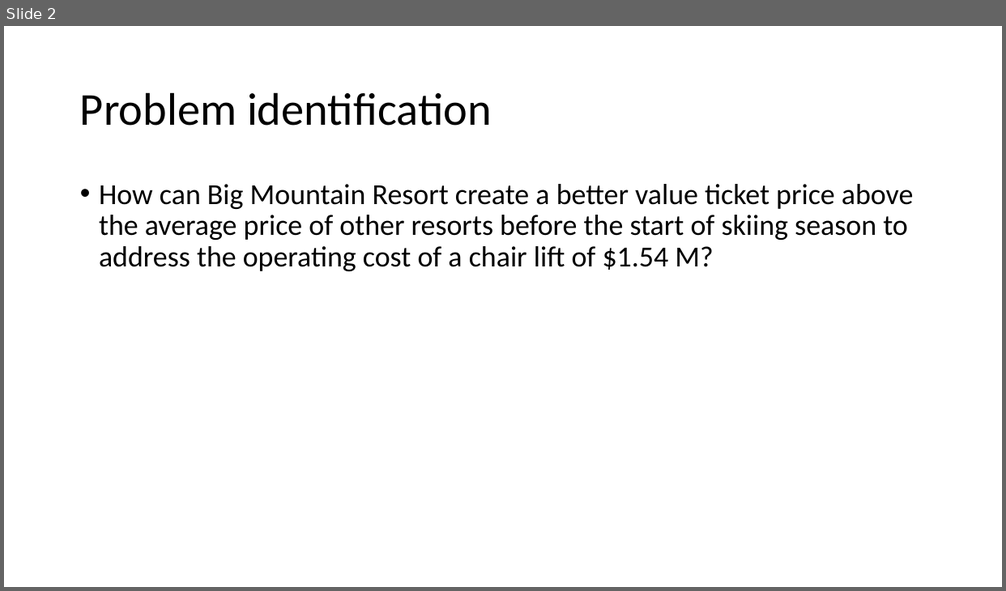
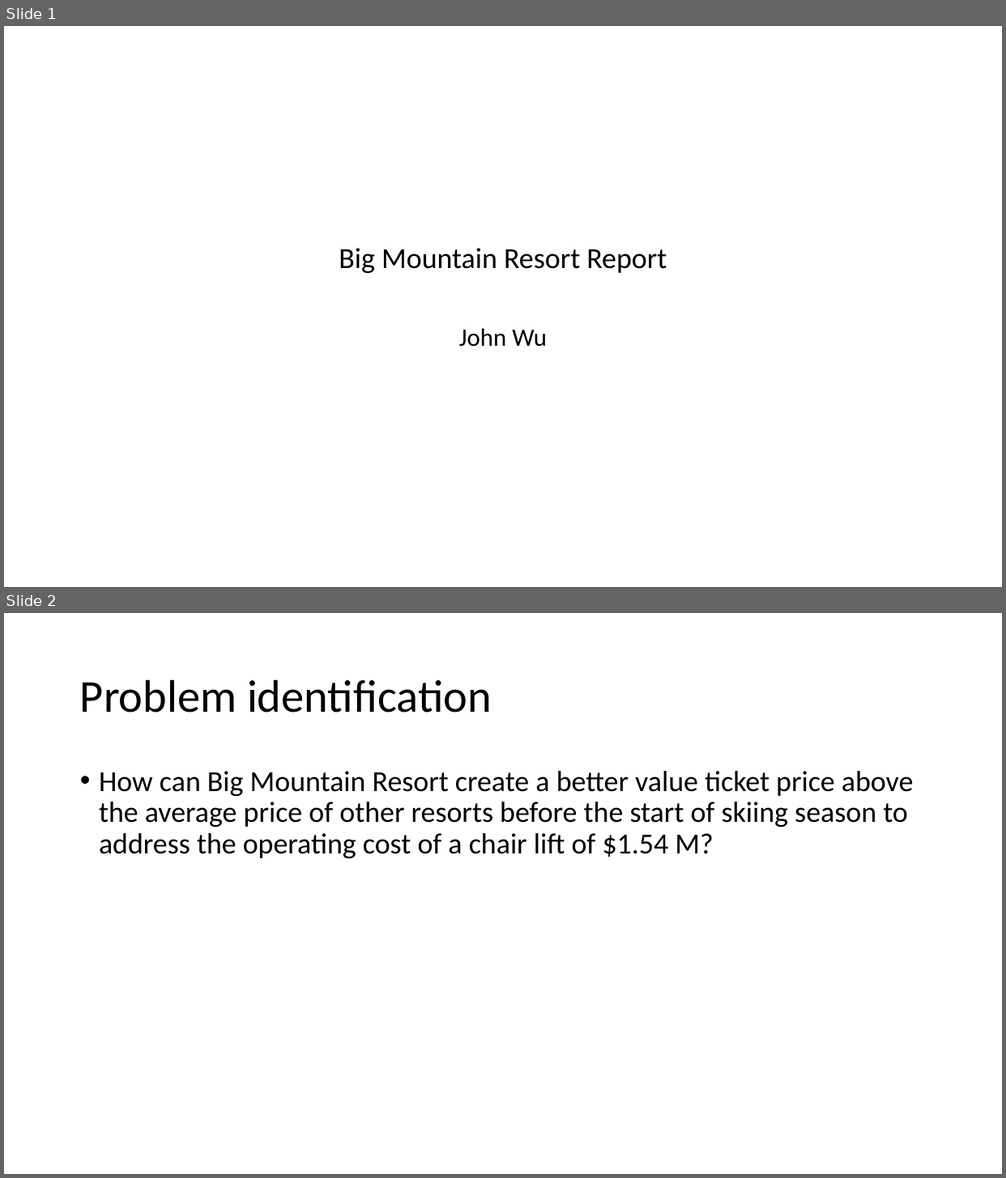
Before and after one commit to UnacceptableVegetable/DataScienceGuidedCapstone, a slide deck: Slide Deck.pptx. Shown one above the other, each under a label of ours: slide 2 before the commit, slides 1 and 2 after it. The pictures are 1006x591 and 1006x1178 pixels, drawn with LibreOffice and Linux fonts; fonts in the diff are those of the drawing. Boxes give left, top, right and bottom in pixels: in the first picture for what was removed or moved away, otherwise in the second. Text is boxed around its words. In the diff, an @@ line names an element or a change of style, - is before the commit and + after.

```diff
--- a/Slide Deck.pptx
+++ b/Slide Deck.pptx
@@ slide 1 added at (4,26,1002,587), background #FFFFFF @@
@@ title added at (339,248,667,273), 28 pt, text #000000 @@
+Big Mountain Resort Report
@@ subtitle added at (459,328,547,347), 24 pt, text #000000 @@
+John Wu
```
Also in this commit, not shown: 1 slide removed, 1 other file.
